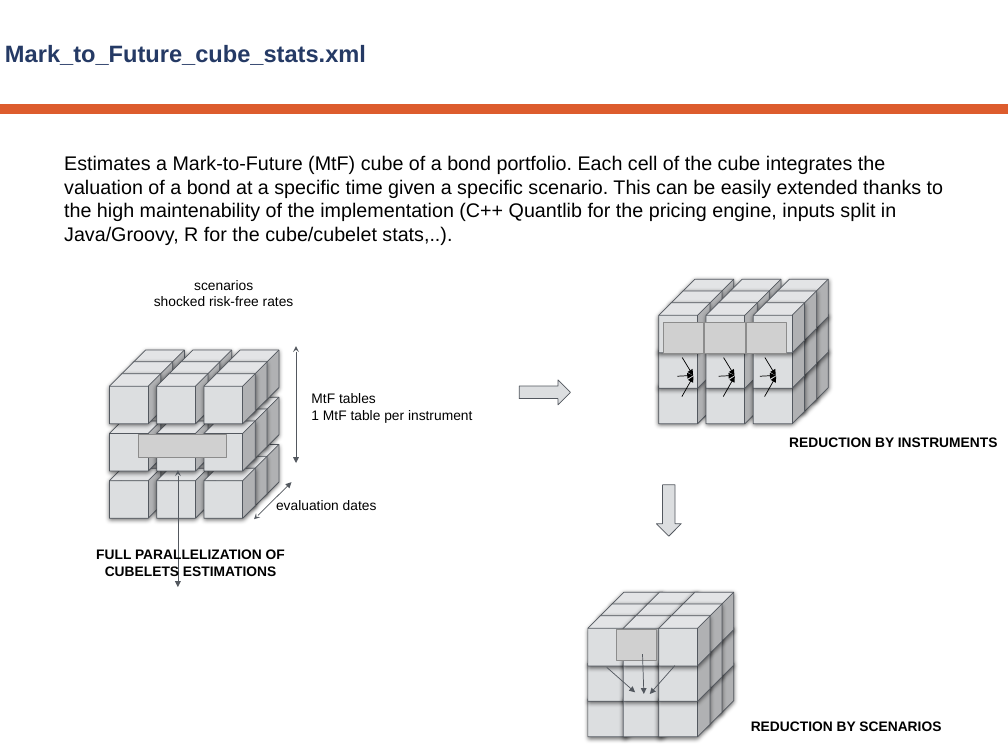
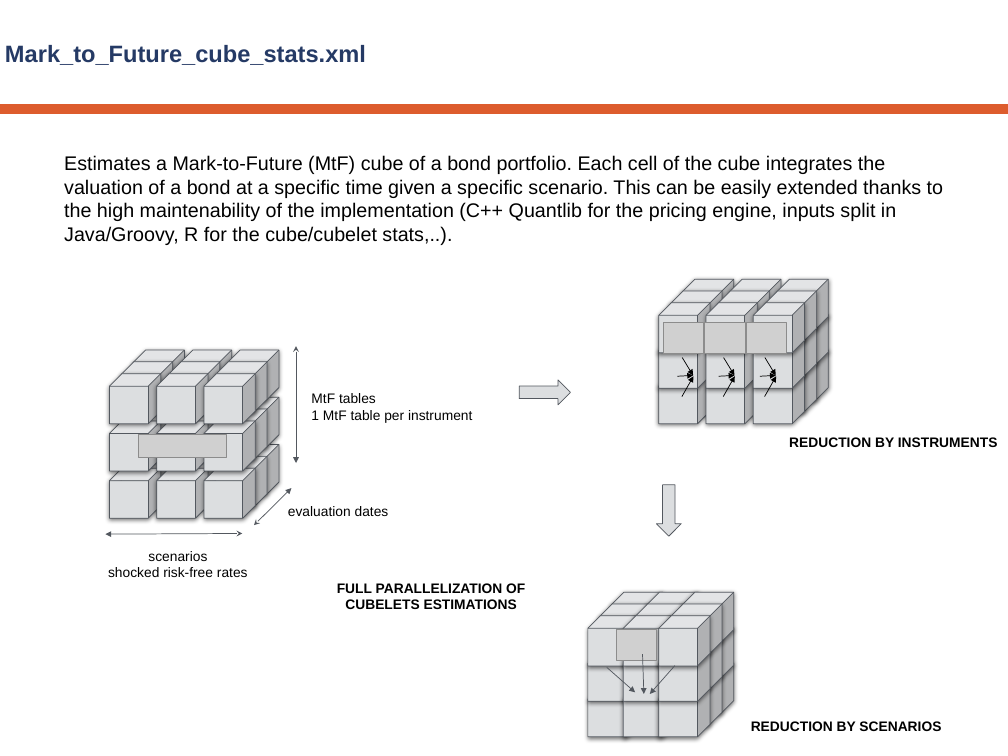
Before and after one commit to ow2-proactive/proactive-examples, a slide deck: slide 12 of Finance/resources/doc/dev/risk-valuation-proactive.pptx. Drawn at 1008x756 pixels with LibreOffice and Linux fonts; fonts in the diff are those of the drawing; grey boxes stand for pictures; background and template pictures are left out. Boxes give left, top, right and bottom in pixels: in the first picture for what was removed or moved away, otherwise in the second. Text is boxed around its words. In the diff, an @@ line names an element or a change of style, - is before the commit and + after.

```diff
--- a/Finance/resources/doc/dev/risk-valuation-proactive.pptx
+++ b/Finance/resources/doc/dev/risk-valuation-proactive.pptx
@@ double arrow moved from (254, 520) - (291, 482) to (254, 525) - (291, 488) @@
@@ text "evaluation dates": place and size @@
-text "evaluation dates" at (276,500,377,510)
+text "evaluation dates" at (288,506,389,516)
@@ double arrow moved from (178, 470) - (178, 587) to (242, 534) - (106, 534) @@
@@ text "scenarios": place and size @@
-text "scenarios" at (154,280,294,306)
+text "scenarios" at (108,551,248,577)
@@ text "FULL PARALLELIZATION OF CUBELETS ESTIMATIONS" rewrapped from (96,548,285,579) to (337,583,525,609) @@
```
Also in this commit, not shown: 1 other file.
